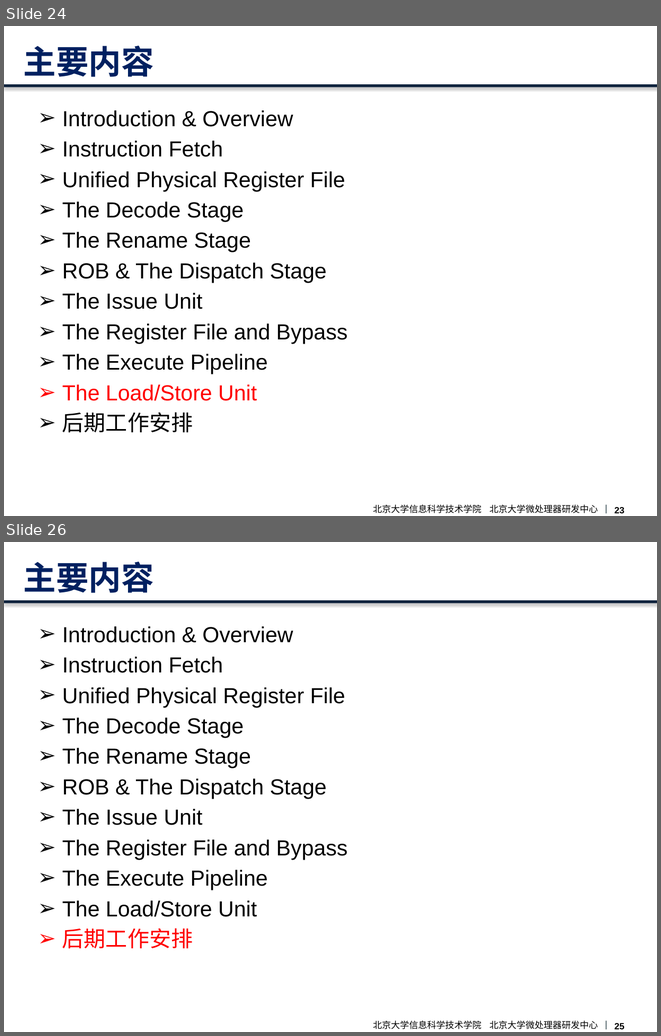
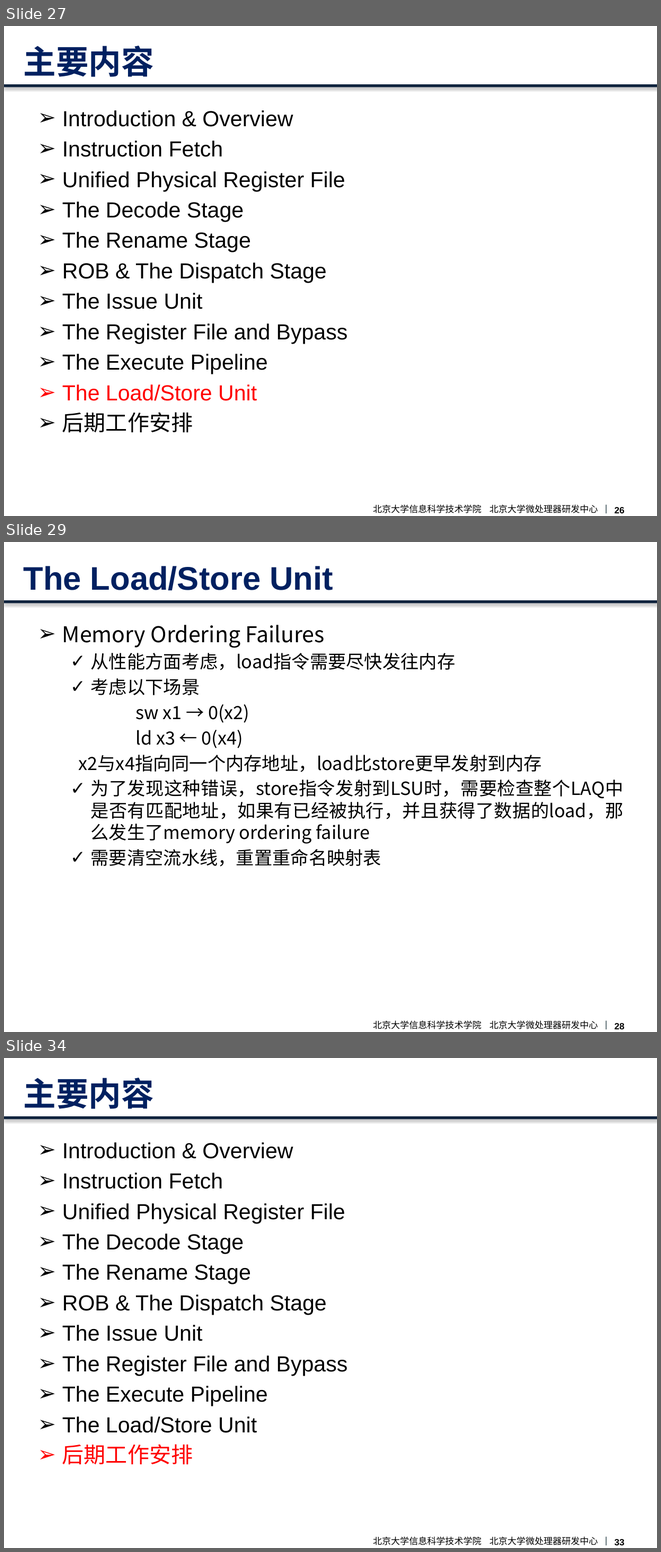
Before and after one commit to CodeATA/Docs, a slide deck: boom overview.pptx. Shown one above the other, each under a label of ours: slides 24 and 26 before the commit, slides 27, 29 and 34 after it; the slides between them are not shown. The pictures are 661x1036 and 661x1552 pixels, drawn with LibreOffice and Linux fonts; fonts in the diff are those of the drawing; background and template pictures are left out. Boxes give left, top, right and bottom in pixels: in the first picture for what was removed or moved away, otherwise in the second. Text is boxed around its words. In the diff, an @@ line names an element or a change of style, - is before the commit and + after.

```diff
--- a/boom overview.pptx
+++ b/boom overview.pptx
@@ slide 29 added at <box>4,542,657,1032</box>, background picture (left out); not listed: 4 template elements that a slide beside it also shows @@
@@ title added at <box>23,566,333,591</box>, 36 pt, text #002060, bold @@
+The Load/Store Unit
@@ text added at <box>62,625,624,866</box>, 20 pt, text #000000 @@
+➢ Memory Ordering Failures
+  ✓ 从性能方面考虑，load指令需要尽快发往内存
+  ✓ 考虑以下场景
+  sw x1 → 0(x2)
+  ld x3 ← 0(x4)
+  x2与x4指向同一个内存地址，load比store更早发射到内存
+  ✓ 为了发现这种错误，store指令发射到LSU时，需要检查整个LAQ中是否有匹配地址，如果有已经被执行，并且获得了数据的load，那么发生了memory ordering failure
+  ✓ 需要清空流水线，重置重命名映射表
@@ what was slide 24 is now slide 27 @@
@@ page number at <box>615,507,625,513</box>: text changed @@
-23
+26
@@ what was slide 26 is now slide 34 @@
@@ page number at <box>615,1539,625,1545</box>: text changed @@
-25
+33
```
Also in this commit, not shown: 2 slides changed, 7 other slides added.
